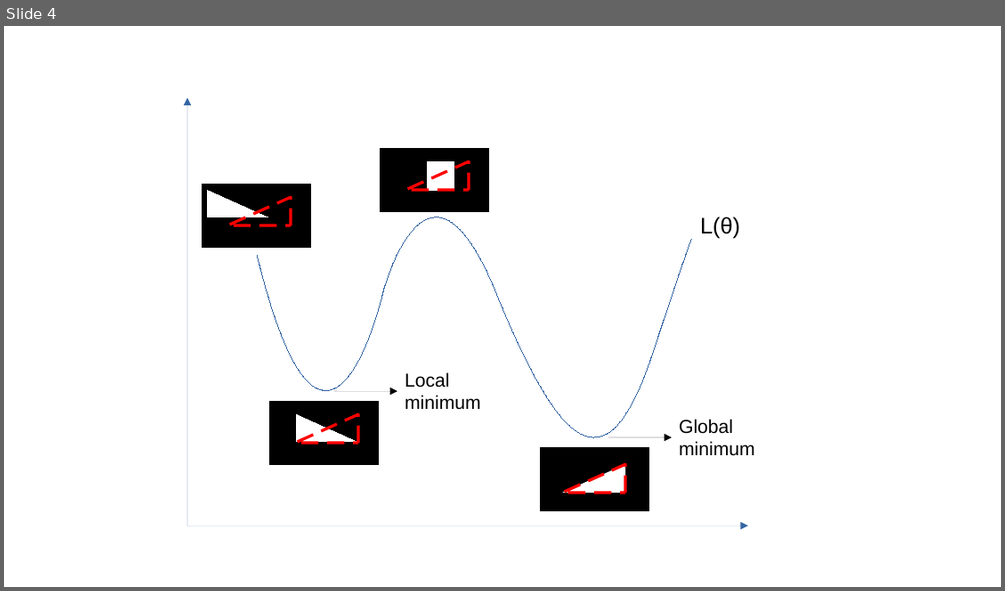
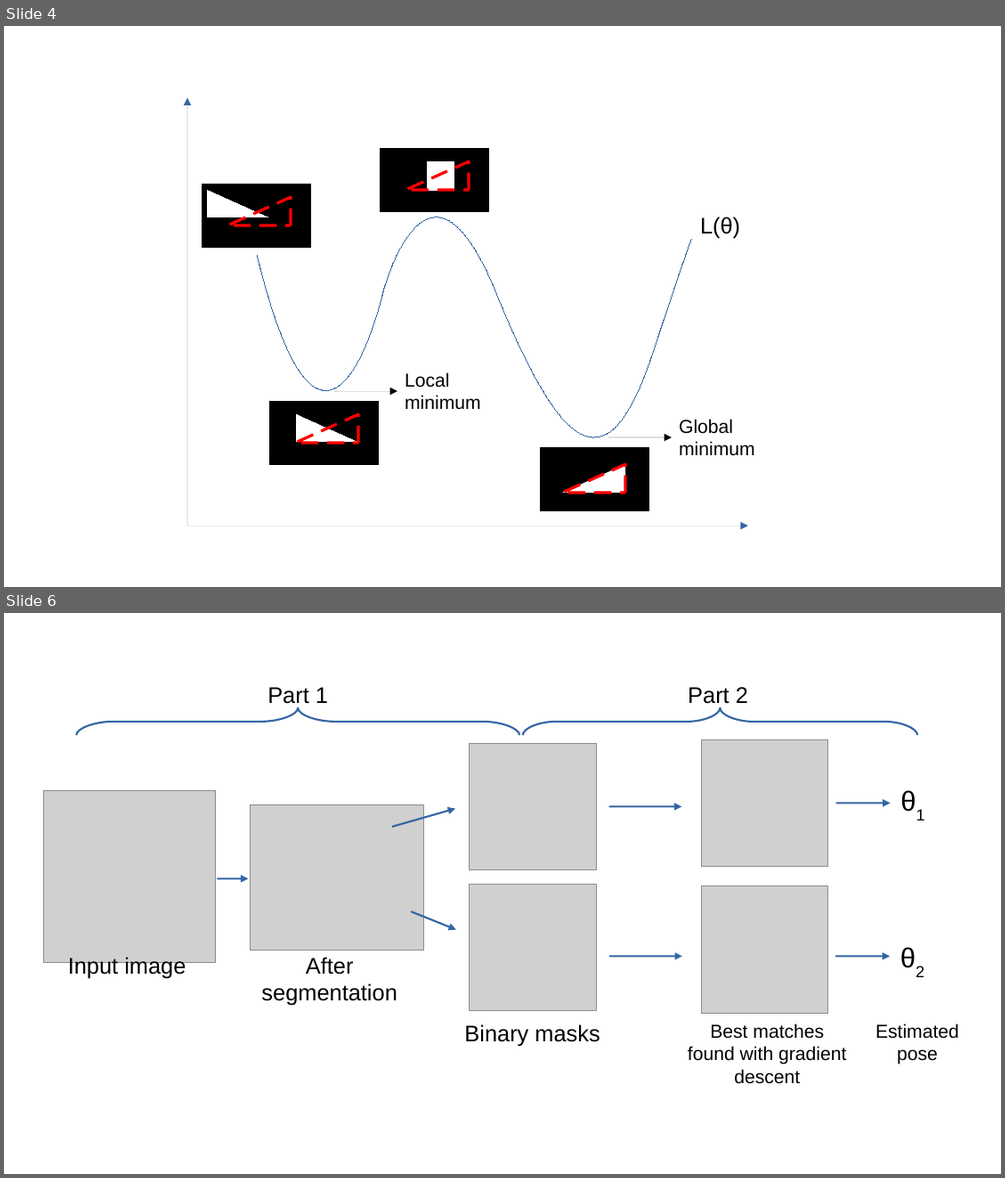
Before and after one commit to eugeneberta/MALIS_Project, a slide deck: Reports/images/images.odp. Shown one above the other, each under a label of ours: slide 4 before the commit, slides 4 and 6 after it; the slides between them are not shown. The pictures are 1005x591 and 1005x1178 pixels, drawn with LibreOffice and Linux fonts; fonts in the diff are those of the drawing; grey boxes stand for pictures. Boxes give left, top, right and bottom in pixels: in the first picture for what was removed or moved away, otherwise in the second. Text is boxed around its words. In the diff, an @@ line names an element or a change of style, - is before the commit and + after.

```diff
--- a/Reports/images/images.odp
+++ b/Reports/images/images.odp
@@ slide 6 added at bbox=[4, 613, 1001, 1174], background #FFFFFF @@
@@ text added at bbox=[267, 687, 328, 707], 18 pt, text #000000 @@
+Part 1
@@ text added at bbox=[688, 687, 748, 707], 18 pt, text #000000 @@
+Part 2
@@ freeform shape added at bbox=[76, 708, 519, 735], outline #3465A4 1.5 pt @@
@@ freeform shape added at bbox=[523, 708, 917, 735], outline #3465A4 1.5 pt @@
@@ picture added at bbox=[469, 743, 597, 870] @@
@@ picture added at bbox=[702, 739, 828, 867] @@
@@ picture added at bbox=[44, 790, 216, 962] @@
@@ text added at bbox=[892, 779, 964, 826], 22 pt, text #000000 @@
+θ1
@@ picture added at bbox=[250, 804, 424, 949] @@
@@ arrow added from (392, 827) to (455, 809), #3465A4 1.5 pt @@
@@ arrow added from (609, 806) to (681, 806), #3465A4 1.5 pt @@
@@ arrow added from (836, 803) to (890, 803), #3465A4 1.5 pt @@
@@ arrow added from (218, 879) to (248, 879), #3465A4 1.5 pt @@
@@ picture added at bbox=[469, 884, 597, 1011] @@
@@ picture added at bbox=[702, 886, 828, 1013] @@
@@ arrow added from (411, 911) to (456, 930), #3465A4 1.5 pt @@
@@ text added at bbox=[68, 957, 186, 978], 18 pt, text #000000 @@
+Input image
@@ text added at bbox=[261, 957, 396, 1005], 18 pt, text #000000 @@
+After segmentation
@@ arrow added from (609, 956) to (682, 956), #3465A4 1.5 pt @@
@@ arrow added from (835, 956) to (890, 956), #3465A4 1.5 pt @@
@@ text added at bbox=[891, 936, 963, 982], 22 pt, text #000000 @@
+θ2
@@ text added at bbox=[464, 1024, 599, 1046], 18 pt, text #000000 @@
+Binary masks
@@ text added at bbox=[688, 1023, 846, 1084], 15 pt, text #000000 @@
+Best matches found with gradient descent
@@ text added at bbox=[875, 1023, 959, 1064], 15 pt, text #000000 @@
+Estimated pose
```
Also in this commit, not shown: 1 other slide added, 11 other files.
